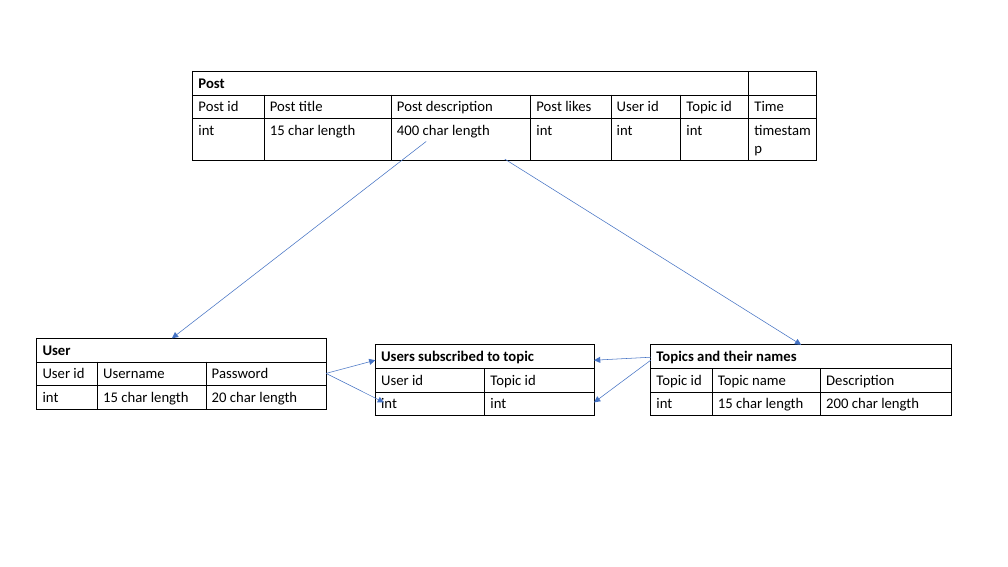
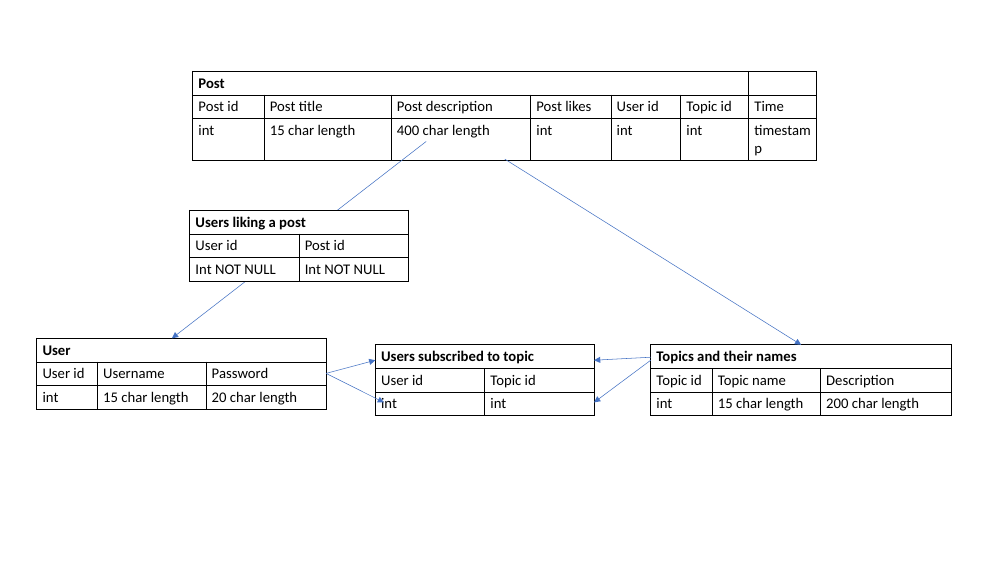
Before and after one commit to AethernetX/forum-page-tamnet-, a slide deck: slide 2 of database.pptx. Drawn at 1008x567 pixels with LibreOffice and Linux fonts; fonts in the diff are those of the drawing. Boxes give left, top, right and bottom in pixels: in the first picture for what was removed or moved away, otherwise in the second. Text is boxed around its words. In the diff, an @@ line names an element or a change of style, - is before the commit and + after.

Commit message:
Post page + minor modifications

```diff
--- a/database.pptx
+++ b/database.pptx
@@ table added at box(190, 210, 409, 281), 3 rows, 2 columns @@
+Users liking a post | 
+User id | Post id
+Int NOT NULL | Int NOT NULL
```
Also in this commit, not shown: 3 other files.
